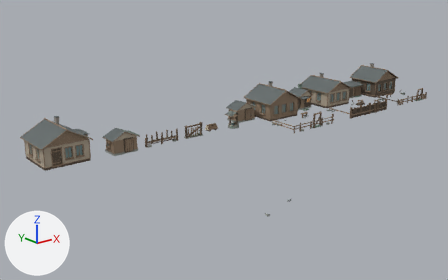
A saved change to the glTF model game/assets/models/act1/urman_village_exterior_kit.glb.
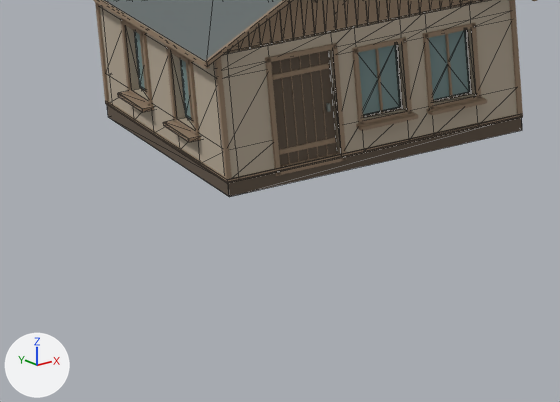
The first picture shows the older version from a 50 mm lens placed at (-40.4, -71.2, 26.7), pointed at (13.1, -4.4, 0.0). The close-ups show the older and then the newer version on the part from 2% to 22% of the width and 50% to 72% of the height of that picture. Only the edits that show in the close-ups are written down. The lights are fixed; the arrows at lower left show +X, +Y and +Z. The close-ups show mesh edges as thin lines. Where no turn or scale is listed for an object, it has been applied to the vertices.

Before the edit, the objects in view are built like this:
```python
me_dwellingfacade_footingcap_lod0mesh = bpy.data.meshes.new('DwellingFacade_FootingCap_LOD0Mesh')
me_dwellingfacade_footingcap_lod0mesh.from_pydata(...)  # 16 vertices, 28 faces; spans x -3.14..3.14, y -3.05..3.05, z -0.04..0.04
me_dwellingfacade_footingcap_lod0mesh.materials.append(mat_urman_wood_weathered)  # brown #937d67
me_dwellingfacade_foundation_lod0mesh = bpy.data.meshes.new('DwellingFacade_Foundation_LOD0Mesh')
me_dwellingfacade_foundation_lod0mesh.from_pydata(...)  # 16 vertices, 28 faces; spans x -3.13..3.13, y -3.03..3.03, z -0.15..0.15
me_dwellingfacade_foundation_lod0mesh.materials.append(mat_urman_wood_wetshadow)  # brown #5f5245
me_dwellingfacade_front_vergeleft_lod0mesh = bpy.data.meshes.new('DwellingFacade_Front_VergeLeft_LOD0Mesh')
me_dwellingfacade_front_vergeleft_lod0mesh.from_pydata(...)  # 16 vertices, 28 faces; spans x -1.75..1.75, y -0.05..0.05, z -0.98..0.98
me_dwellingfacade_front_vergeleft_lod0mesh.materials.append(mat_urman_wood_weathered)  # brown #937d67
ob_dwellingfacade_footingcap_lod0 = bpy.data.objects.new('DwellingFacade_FootingCap_LOD0', me_dwellingfacade_footingcap_lod0mesh)
ob_dwellingfacade_footingcap_lod0.location = (-9.2, 2.5, 0.32)
ob_dwellingfacade_foundation_lod0 = bpy.data.objects.new('DwellingFacade_Foundation_LOD0', me_dwellingfacade_foundation_lod0mesh)
ob_dwellingfacade_foundation_lod0.location = (-9.2, 2.5, 0.15)
ob_dwellingfacade_front_vergeleft_lod0 = bpy.data.objects.new('DwellingFacade_Front_VergeLeft_LOD0', me_dwellingfacade_front_vergeleft_lod0mesh)
ob_dwellingfacade_front_vergeleft_lod0.location = (-10.93, -0.86, 3.82)
# also in view: 'DwellingFacade_Corner_-3.1_-1.3_LOD0' at (-12.3, -0.5, 1.6); 'DwellingFacade_Corner_-3.1_4.7_LOD0' at (-12.3, 5.5, 1.6); 'DwellingFacade_Corner_3.1_-1.3_LOD0' at (-6.1, -0.5, 1.6); 'DwellingFacade_Front_BoardedGable_LOD0' at (-9.2, -0.5, 3.8); 'DwellingFacade_Street_Window1_Glass_LOD0' at (-9.0, -0.3, 1.7)
```
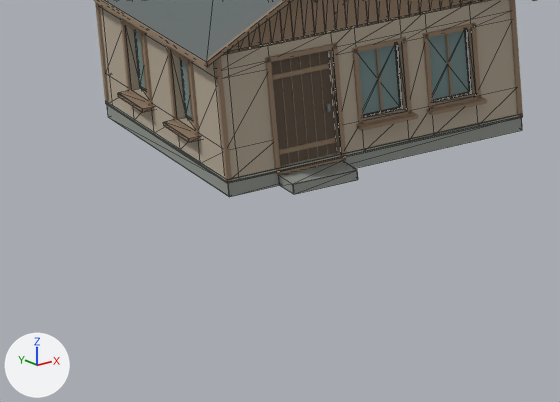
Pixel boxes [x1, y1, x2, y2] of what changed, in the close-ups (560 x 402 px):
'DwellingFacade_Foundation_LOD0', recoloured
    both: [107, 105, 522, 197]
'DwellingFacade_FootingCap_LOD0', recoloured
    both: [107, 102, 521, 183]
'DwellingFacade_StreetStep_LOD0', added
    after: [279, 161, 358, 194]

The change, as a list of edits to the scene's bpy script:
```text
Change me_dwellingfacade_footingcap_lod0mesh:
    where me_dwellingfacade_footingcap_lod0mesh.from_pydata(...)  # 16 vertices, 28 faces; spans x -3.14..3.14, y -3.05..3.05, z -0.04..0.04
    remove me_dwellingfacade_footingcap_lod0mesh.materials.append(mat_urman_wood_weathered)  # brown #937d67
    add me_dwellingfacade_footingcap_lod0mesh.materials.append(mat_urman_stone_lightface)  # grey #a2a297
Change me_dwellingfacade_foundation_lod0mesh:
    where me_dwellingfacade_foundation_lod0mesh.from_pydata(...)  # 16 vertices, 28 faces; spans x -3.13..3.13, y -3.03..3.03, z -0.15..0.15
    remove me_dwellingfacade_foundation_lod0mesh.materials.append(mat_urman_wood_wetshadow)  # brown #5f5245
    add me_dwellingfacade_foundation_lod0mesh.materials.append(mat_urman_stone_mossy)  # grey #90958e
Add me_dwellingfacade_streetstep_lod0mesh:
    me_dwellingfacade_streetstep_lod0mesh.from_pydata(...)  # 16 vertices, 28 faces; spans x -0.67..0.67, y -0.34..0.34, z -0.1..0.1
    me_dwellingfacade_streetstep_lod0mesh.materials.append(mat_urman_stone_mossy)  # grey #90958e
Add ob_dwellingfacade_streetstep_lod0:
    ob_dwellingfacade_streetstep_lod0 = bpy.data.objects.new('DwellingFacade_StreetStep_LOD0', me_dwellingfacade_streetstep_lod0mesh)
    ob_dwellingfacade_streetstep_lod0.location = (-10.62, -0.84, 0.1)
```
